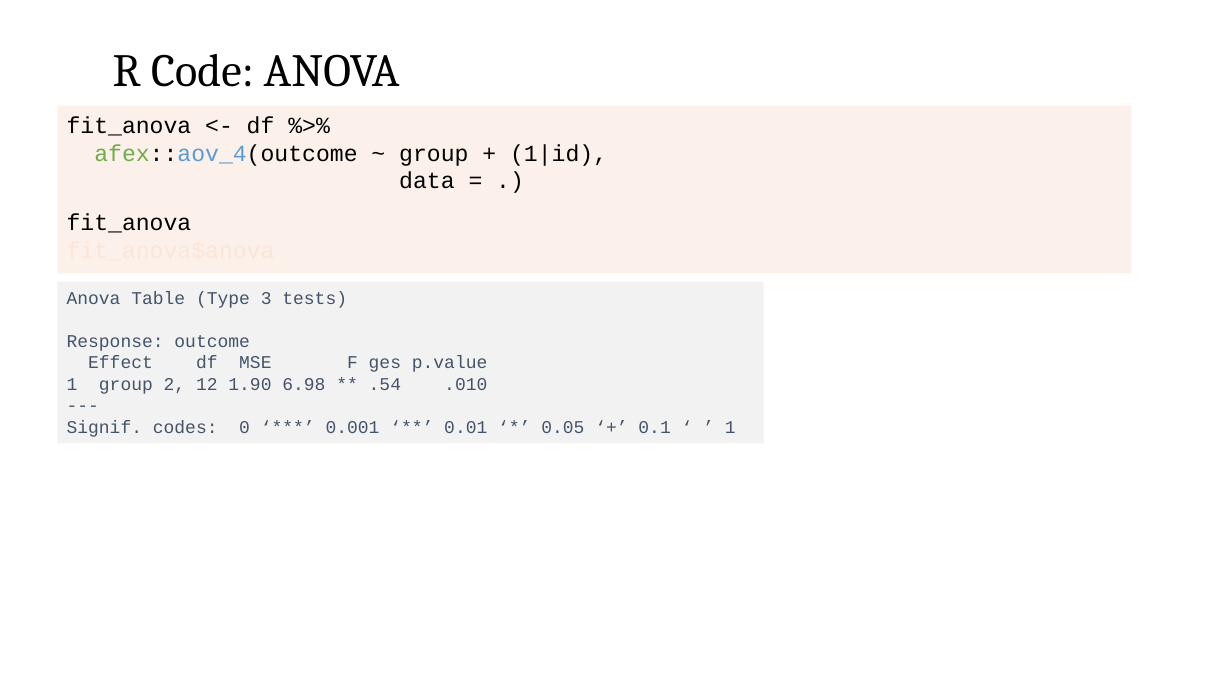
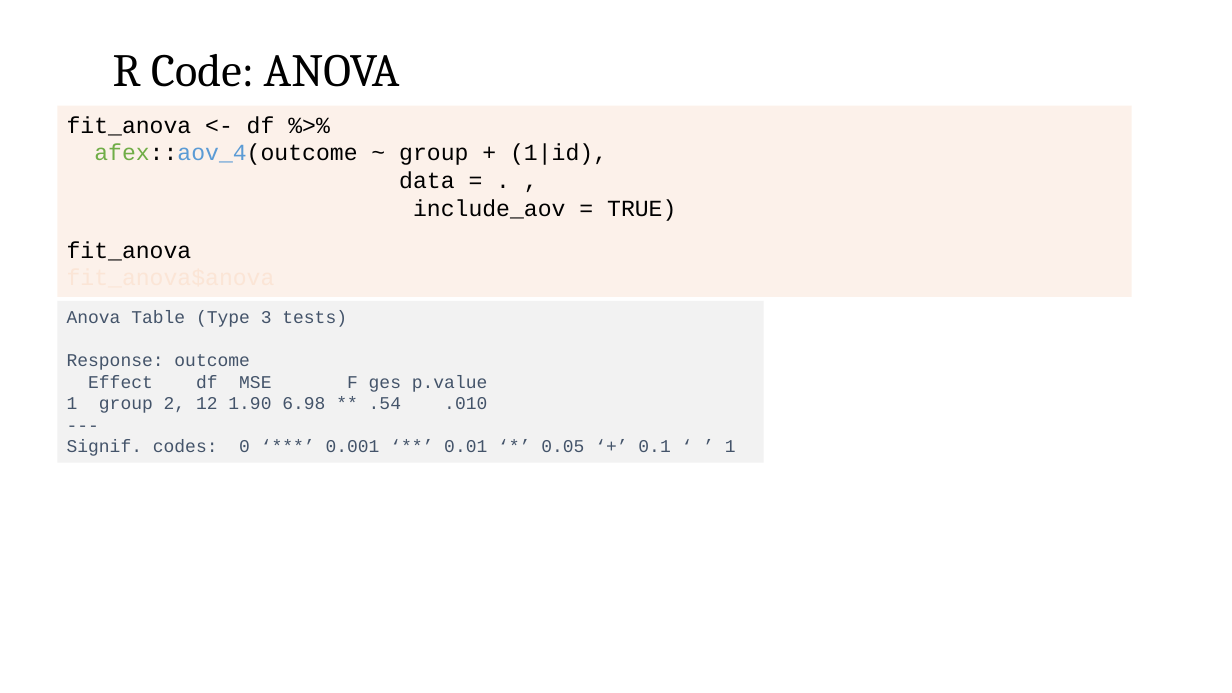
Before and after one commit to CEHS-research/PSY-6600_public, a slide deck: slide 36 of slides/ch12_oneANOVA.pptx. Drawn at 1232x693 pixels with LibreOffice and Linux fonts; fonts in the diff are those of the drawing. Boxes give left, top, right and bottom in pixels: in the first picture for what was removed or moved away, otherwise in the second. Text is boxed around its words. In the diff, an @@ line names an element or a change of style, - is before the commit and + after.

```diff
--- a/slides/ch12_oneANOVA.pptx
+++ b/slides/ch12_oneANOVA.pptx
@@ rectangle "fit_anova <- df %>%": place and size @@
-rectangle "fit_anova <- df %>%" at (57, 105, 1132, 274)
+rectangle "fit_anova <- df %>%" at (57, 105, 1132, 297)
@@ text in rectangle at (399, 171, 676, 221): text changed @@
-data = .)
+data = . ,
+include_aov = TRUE)
@@ rectangle "Anova Table (Type 3 tests)": place and size @@
-rectangle "Anova Table (Type 3 tests)" at (57, 282, 763, 444)
+rectangle "Anova Table (Type 3 tests)" at (57, 301, 763, 463)
```
Also in this commit, not shown: 3 other slides changed, 3 other files.
